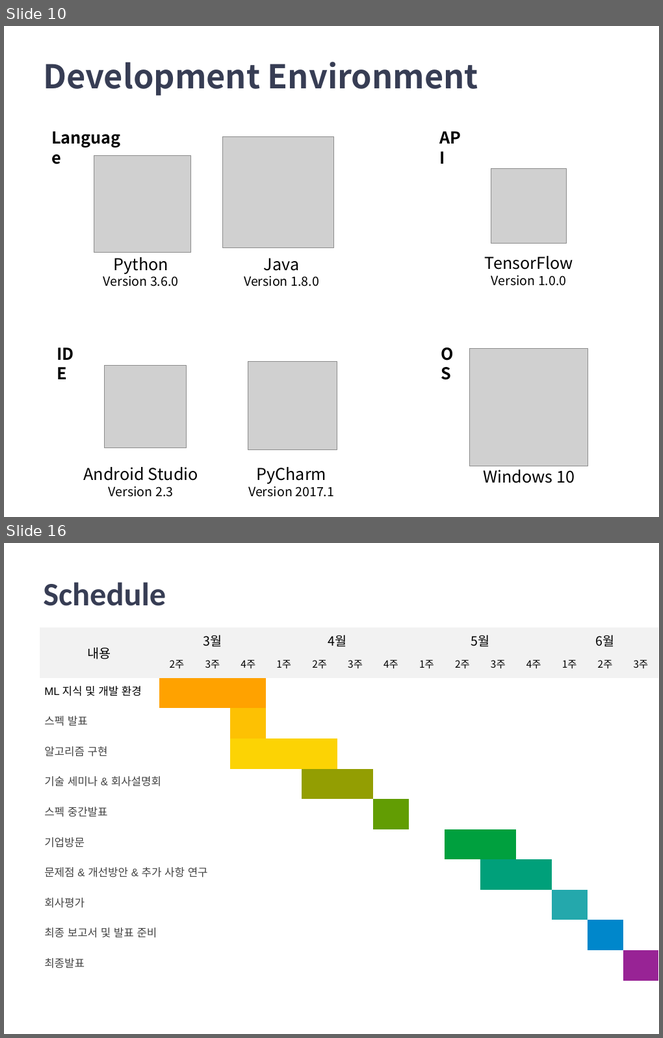
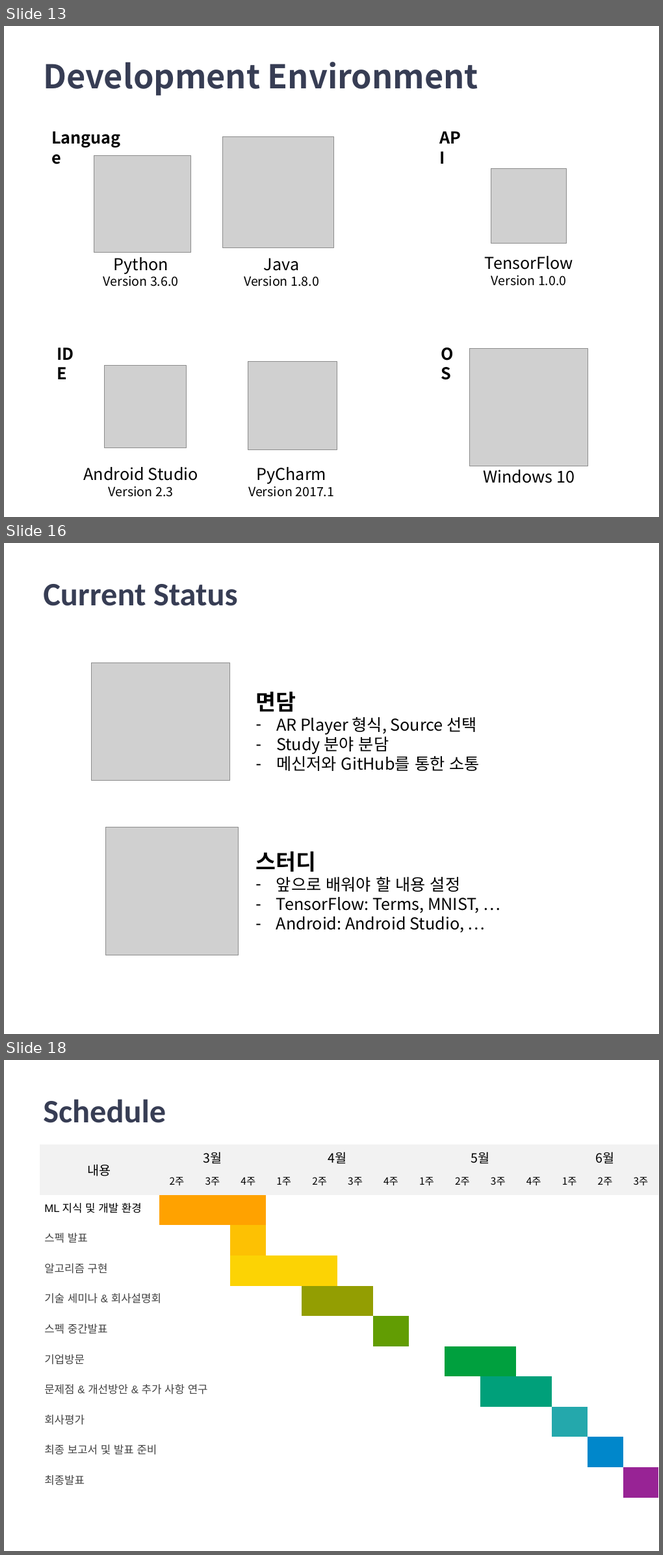
Before and after one commit to Jamjomjara/snu-artoon, a slide deck: artoon-spec.pptx. Shown one above the other, each under a label of ours: slides 10 and 16 before the commit, slides 13, 16 and 18 after it; the slides between them are not shown. The pictures are 663x1038 and 663x1555 pixels, drawn with LibreOffice and Linux fonts; fonts in the diff are those of the drawing; grey boxes stand for pictures; background and template pictures are left out. Boxes give left, top, right and bottom in pixels: in the first picture for what was removed or moved away, otherwise in the second. Text is boxed around its words. In the diff, an @@ line names an element or a change of style, - is before the commit and + after.

```diff
--- a/artoon-spec.pptx
+++ b/artoon-spec.pptx
@@ slide 16 added at bbox=[4, 543, 659, 1034], background #FFFFFF @@
@@ title added at bbox=[43, 584, 238, 606], 36 pt, text #373D54, bold @@
+Current Status
@@ picture added at bbox=[92, 663, 230, 780] @@
@@ text added at bbox=[256, 692, 480, 771], 18 pt, text #000000 @@
+면담
+– AR Player 형식, Source 선택
+– Study 분야 분담
+– 메신저와 GitHub를 통한 소통
@@ picture added at bbox=[105, 827, 238, 955] @@
@@ text added at bbox=[256, 851, 480, 933], 18 pt, text #000000 @@
+스터디
+– 앞으로 배워야 할 내용 설정
+– TensorFlow: Terms, MNIST, …
+– Android: Android Studio, …
@@ what was slide 10 is now slide 13 @@
@@ what was slide 16 is now slide 18 @@
```
Also in this commit, not shown: 4 slides changed, 5 other slides added, 4 slides removed.
